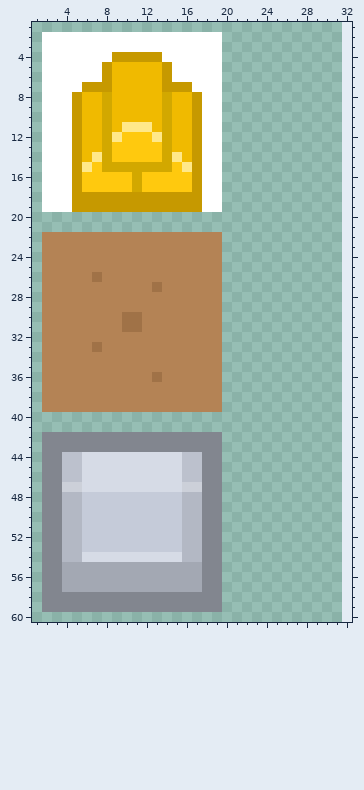
Pixel-art sprite: dungeon-crawl/Assets/Images/main_spritesheet.png. The picture above was drawn from the file before the commit.
The file is 32x64 pixels. Shown: x 1..32, y 1..60. The old version is drawn lined up with the new one, on the new canvas.
The result:
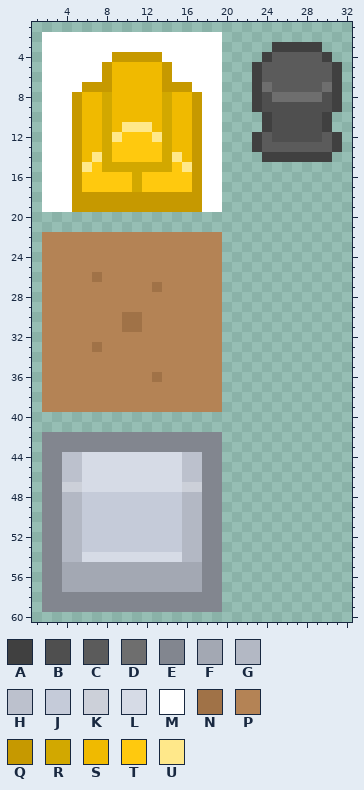
Palette (. is transparent): A #404040  B #4f4f4f  C #5b5b5b  D #6e6e6e  E #82868f  F #a3a8b3  G #b3b8c4  H #bcc1cd  J #c5cbd9  K #ccd0d9  L #d6dbe6  M #ffffff  N #a07247  P #b48355  Q #c69900  R #d2a800  S #f0ba00  T #ffc90e  U #ffe88a
Difference:
canvas 32x64 -> 64x64
The edit adds colour A in row 3 at x 25 to 29; in row 4 at x 24 and 30; in rows 5 to 9 at x 23 and 31; in rows 10 to 11 at x 24 and 30; in rows 12 to 13 at x 23 and 31; in row 14 at x 24 to 30.
The edit adds colour B in row 8 at x 24 and 30; in row 9 at x 24 to 30; in rows 10 to 12 at x 25 to 29.
The edit adds colour C in row 4 at x 25 to 29; in rows 5 to 6 at x 24 to 30; in row 7 at x 25 to 29; in row 12 at x 24 and 30; in row 13 at x 24 to 30.
The edit adds colour D in row 7 at x 24 and 30; in row 8 at x 25 to 29.
Changed places in both pictures, as pixel boxes (x1, y1, x2, y2):
added: (252, 42, 342, 162)
